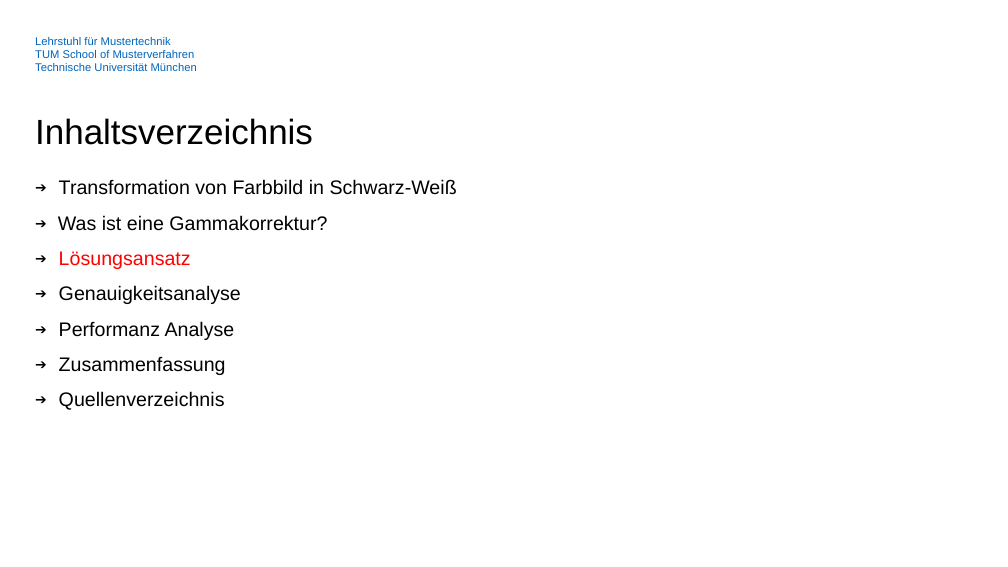
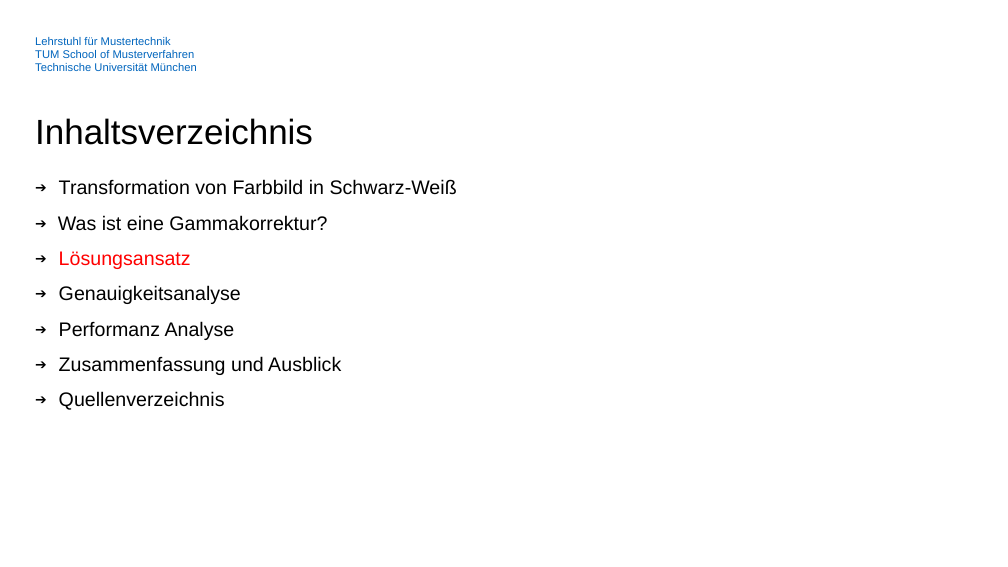
Before and after one commit to tianhaogutum/1, a slide deck: slide 8 of Vortrag/Vortrag.pptx. Drawn at 1008x567 pixels with LibreOffice and Linux fonts; fonts in the diff are those of the drawing; background and template pictures are left out. Boxes give left, top, right and bottom in pixels: in the first picture for what was removed or moved away, otherwise in the second. Text is boxed around its words. In the diff, an @@ line names an element or a change of style, - is before the commit and + after.

```diff
--- a/Vortrag/Vortrag.pptx
+++ b/Vortrag/Vortrag.pptx
@@ text at box(59, 285, 341, 410): text changed @@
-➔ Genauigkeitsanalyse
-➔ Performanz Analyse
-➔ Zusammenfassung
-➔ Quellenverzeichnis
+➔ Genauigkeitsanalyse
+➔ Performanz Analyse
+➔ Zusammenfassung und Ausblick
+➔ Quellenverzeichnis
```
Also in this commit, not shown: 6 other slides changed.
